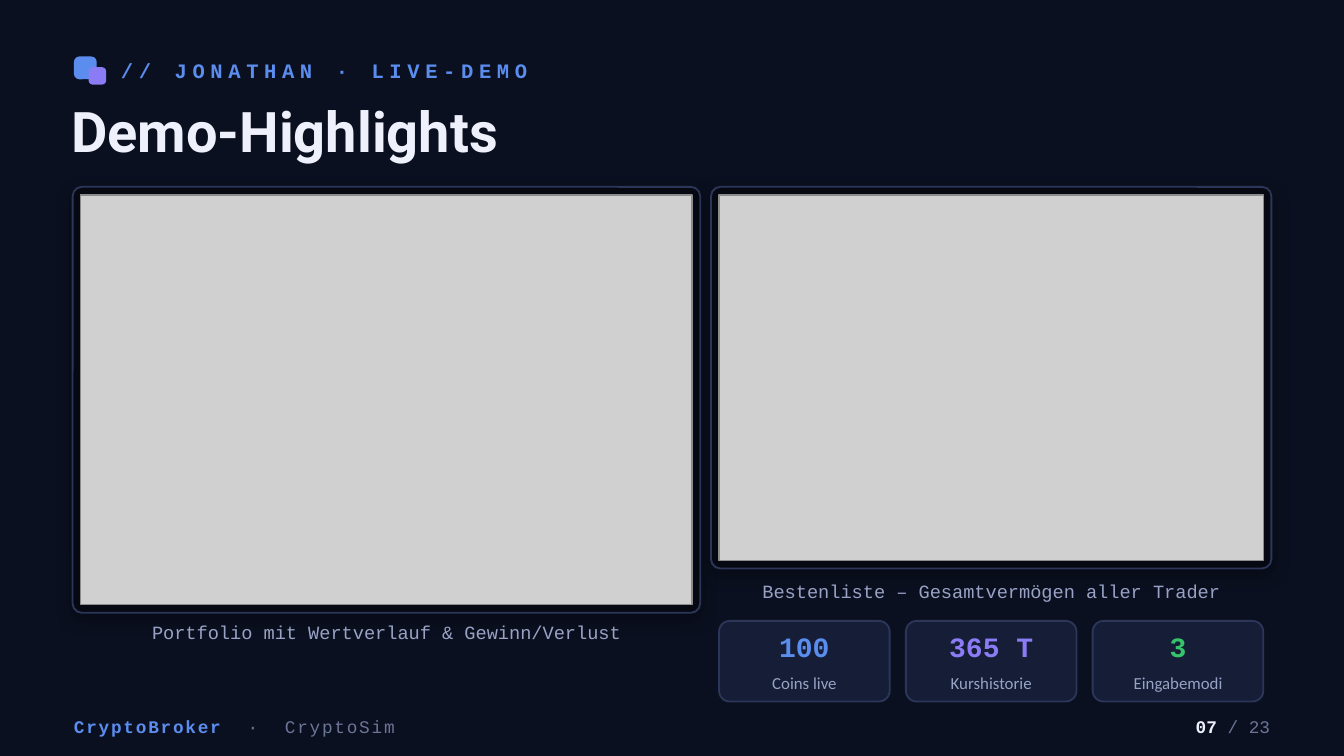
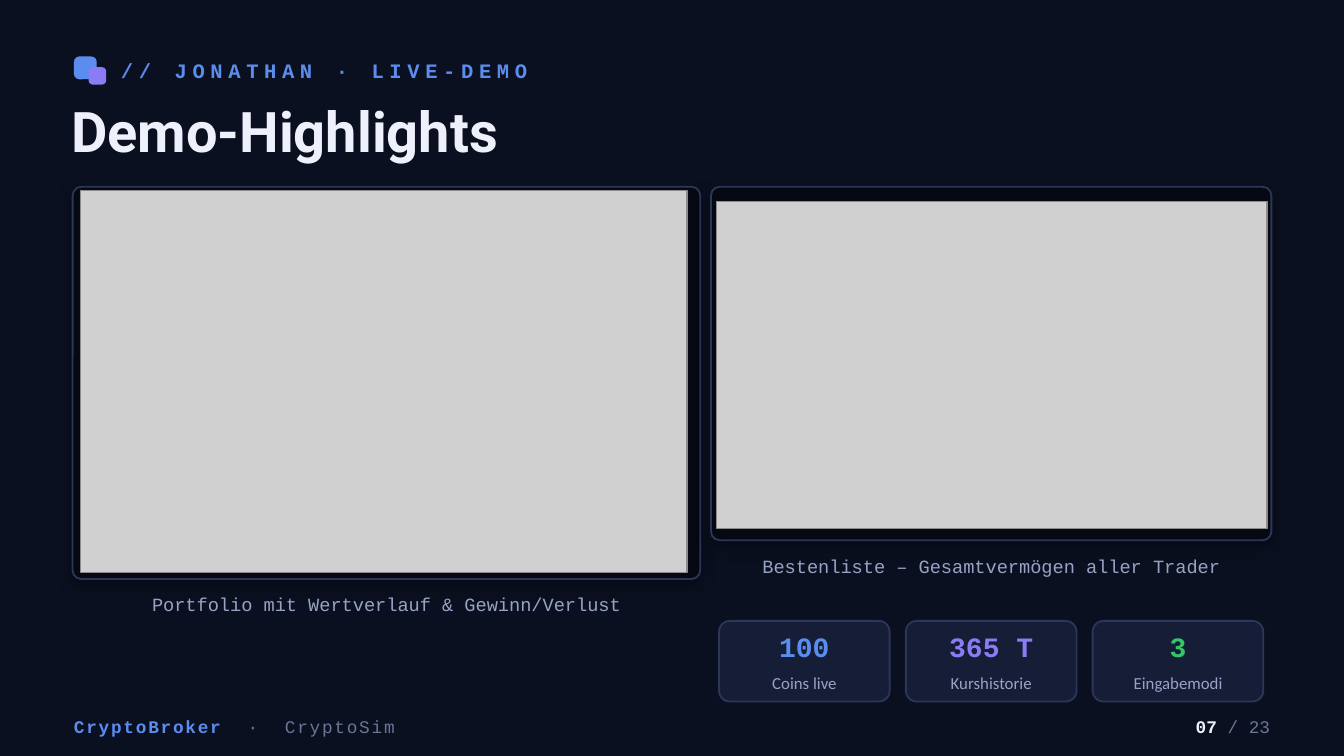
Before and after one commit to Lucas-Klein1/CryptoBroker, a slide deck: slide 7 of Abschlusspraesentation/CryptoBroker_Abschlusspraesentation (2).pptx. Drawn at 1344x756 pixels with LibreOffice and Linux fonts; fonts in the diff are those of the drawing; grey boxes stand for pictures. Boxes give left, top, right and bottom in pixels: in the first picture for what was removed or moved away, otherwise in the second. Text is boxed around its words. In the diff, an @@ line names an element or a change of style, - is before the commit and + after.

```diff
--- a/Abschlusspraesentation/CryptoBroker_Abschlusspraesentation (2).pptx
+++ b/Abschlusspraesentation/CryptoBroker_Abschlusspraesentation (2).pptx
@@ rounded rectangle: place and size @@
-rounded rectangle at (73, 187, 700, 613)
+rounded rectangle at (73, 187, 700, 579)
@@ picture: place and size @@
-picture at (81, 195, 692, 605)
+picture at (81, 191, 687, 573)
@@ rounded rectangle: place and size @@
-rounded rectangle at (711, 187, 1271, 569)
+rounded rectangle at (711, 187, 1271, 540)
@@ picture: place and size @@
-picture at (719, 195, 1263, 560)
+picture at (716, 202, 1267, 528)
@@ text "Bestenliste – Gesamtvermögen aller Trader": place and size @@
-text "Bestenliste – Gesamtvermögen aller Trader" at (762, 585, 1220, 602)
+text "Bestenliste – Gesamtvermögen aller Trader" at (762, 559, 1220, 577)
@@ text "Portfolio mit Wertverlauf & Gewinn/Verlust": place and size @@
-text "Portfolio mit Wertverlauf & Gewinn/Verlust" at (152, 626, 620, 639)
+text "Portfolio mit Wertverlauf & Gewinn/Verlust" at (152, 598, 620, 611)
```
Also in this commit, not shown: 6 other slides changed, 1 other file.
